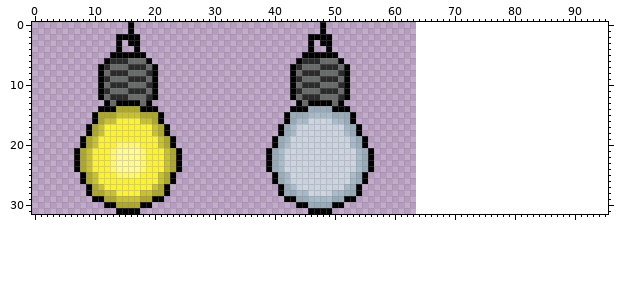
Pixel-art file, stored at sprites/gates/end_gate.ase. Above, as it was before the edit.
64x32 pixels, 1 frame. The old version is drawn lined up with the new one, on the new canvas.
After the commit:
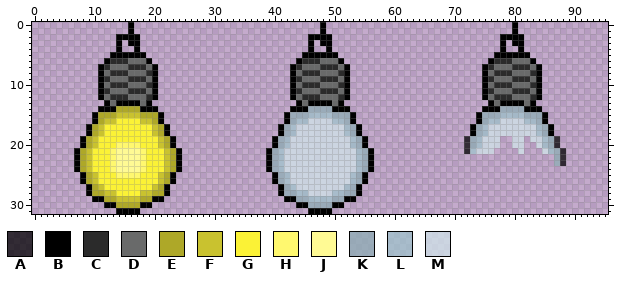
Palette (. is transparent): A #000000bd  B #000000  C #2b2b2b  D #696a6a  E #aea828  F #c9c22f  G #fbf236  H #fff86f  J #fffa94  K #8cacb3bd  L #9ec2cabd  M #cfe4e9bd
From old to new:
canvas 64x32 -> 96x32
y 0..1: x 80 . -> B
y 2: x 78..81 .... -> BBBB
y 3: x 78 . -> B; x 80..81 .. -> BB
y 4: x 78 . -> B; x 81 . -> B
y 5: x 77..82 ...... -> BBBBBB
y 6: x 76..83 ........ -> BCCCDDDB
y 7: x 75..84 .......... -> BCDDDCCCDB
y 8: x 75..84 .......... -> BDCCCDDDCB
y 9: x 75..84 .......... -> BCDDDCCCDB
y 10: x 75..84 .......... -> BDCCCDDDCB
y 11: x 75..84 .......... -> BCDDDCCCDB
y 12: x 75..84 .......... -> BDCCCDDDCB
y 13: x 76..83 ........ -> BDBBBBDB
y 14: x 75..84 .......... -> BBBKKKKBBB
y 15: x 74..85 ............ -> BKKKLLLLKKKB
y 16: x 74..85 ............ -> BKLLMMMMLLKB
y 17..18: x 73..86 .............. -> BKLMMMMMMMMLKB
y 19: x 72..77 ...... -> AKLMMM; x 80..81 .. -> MM; x 83..87 ..... -> MMLKA
y 20: x 72..77 ...... -> AKLMMM; x 80..81 .. -> MM; x 84..87 .... -> MLKA
y 21: x 72..76 ..... -> ALMMM; x 81 . -> M; x 85..88 .... -> MLKA
y 22..23: x 87..88 .. -> KA
